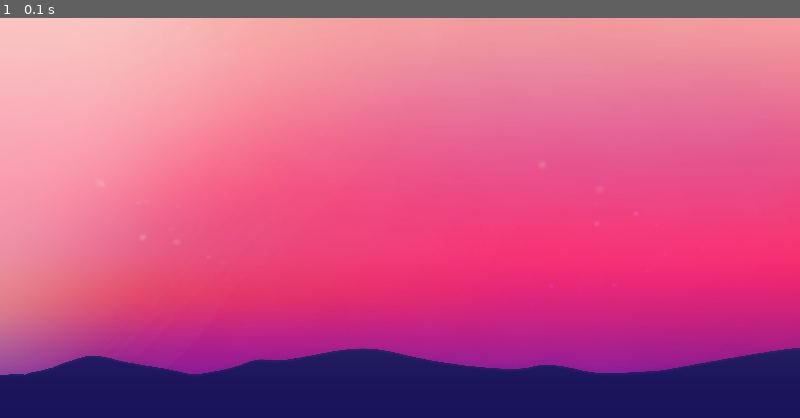
Above: before the commit, frame 1.
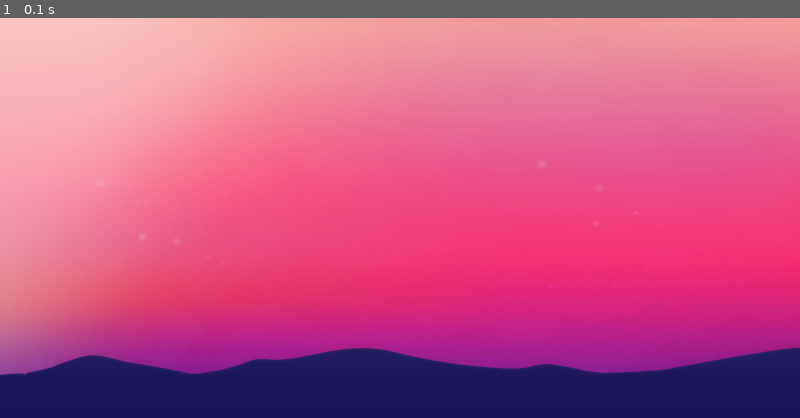
Above: after the commit, the same moment.

Repository: xijac1/pygame01
Game: pygame game, started from game.py
Two runs of this game, one before a commit and one after it. Both use one fixed random seed, a clock stepped at 60 frames per second and the inputs below.
Inputs:
- Up to frame 1 (0.1 s): no input

The runs differ from the first frame. In frame 1, 0.2% of the frame differs, in the area x 0-100%, y 82-90%.

Commit message:
resized file

Diff:
--- a/game.py
+++ b/game.py
@@ -8,14 +8,15 @@
 #variables
 screen = pygame.display.set_mode(size)
 
-test_surface = pygame.image.load('graphics/background01.jpeg')
+test_surface = pygame.image.load('graphics/background01.png')
 
 #set image dimensions
-test_surface = pygame.transform.scale(test_surface, (800,400))
+#test_surface = pygame.transform.scale(test_surface, (800,400))
 
 #window heading
-pygame.display.set_caption("MAZZE")
+pygame.display.set_caption("ZOOMY")
 
+# variable to set fps
 clock = pygame.time.Clock()
 
 #event loop
@@ -31,5 +32,6 @@
     screen.blit(test_surface,(0,0))
 
 
-    pygame.display.update()     # update everything
+
+    pygame.display.update() # update everything
     clock.tick(60) #limit frames to 60 fps
Binary file removed: graphics/background01.jpeg
Binary file added: graphics/background01.png
Not shown, added: graphics/.DS_Store
